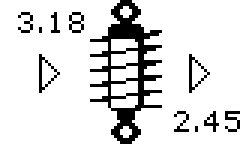
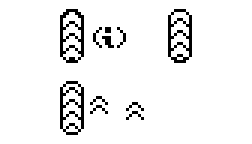
Layers edited between the first and the second 252×144 image:
added group "Группа слоёв #4" with 2 layers above "Группа слоёв #3" over [18, 0, 240, 144]
added layer "1 #2" in group "Группа слоёв #4" over [60, 9, 192, 135]
added layer "фон #6" in group "Группа слоёв #4" over [18, 0, 240, 144]
hid group "Группа слоёв #3" (4 layers) over [18, 0, 240, 144]
showed group "Группа слоёв" (20 layers) over [18, 0, 240, 144]
showed "Фон" over [18, 0, 240, 144]
